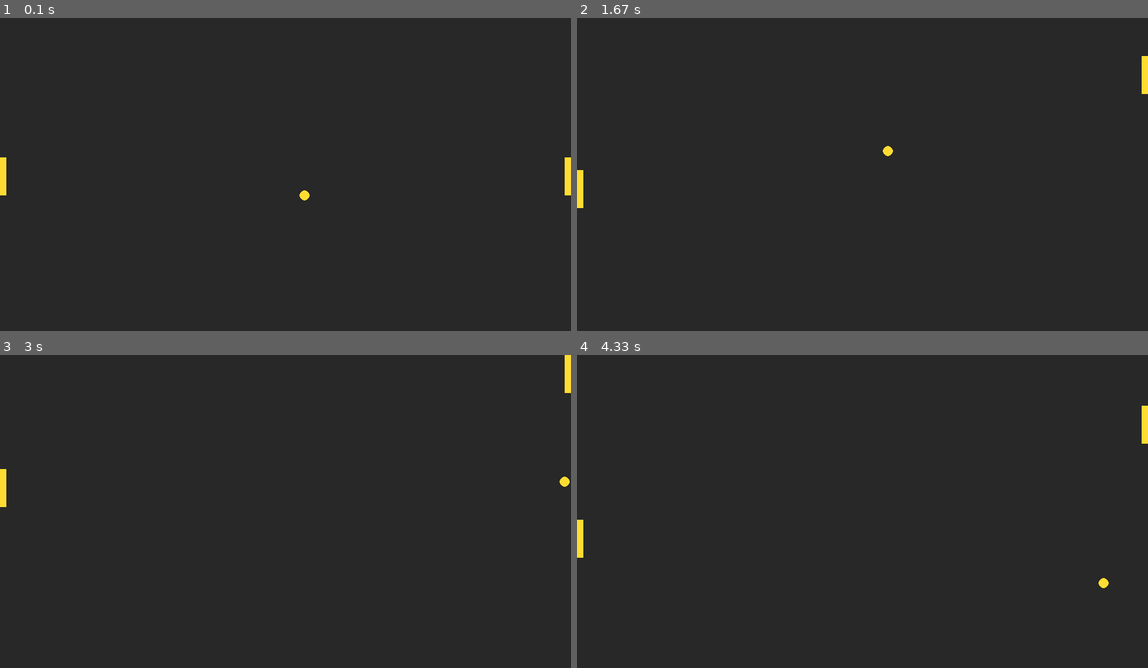
Above: before the commit, frames 1-4 (two rows, left to right).
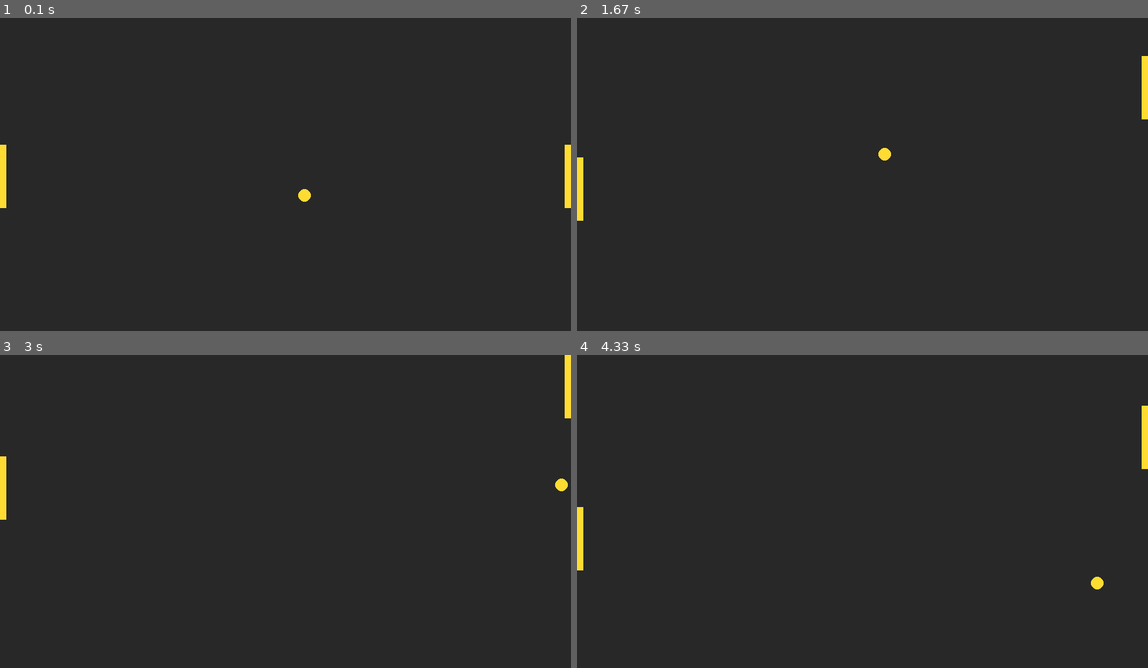
Above: after the commit, the same moments.

Repository: milankostak/KCGI-GamesAI
Game: pygame game, started from Lesson 03 - Pygame/games_ai_03_pygame.py
The game is run twice, just before and just after one commit, with the same random seed, the same clock (stepped at 60 frames per second) and the same inputs.
Inputs:
- Up to frame 1 (0.1 s): no input
- Up to frame 2 (1.67 s): hold Up 0.33-0.8 s; hold Down 0.83-1.13 s; hold S 0.83-1.13 s; hold Up 1.17-1.53 s; hold W 1.17-1.53 s; hold Down from 1.57 s (still down); hold S from 1.57 s (still down)
- Up to frame 3 (3 s): release Down at 1.93 s; release S at 1.93 s; hold Up 1.97-2.27 s; hold W 1.97-2.27 s; hold Down 2.3-2.6 s; hold S 2.3-2.6 s; hold Up from 2.63 s (still down); hold W from 2.63 s (still down)
- Up to frame 4 (4.33 s): release Up at 3 s; release W at 3 s; hold Down 3.03-3.4 s; hold S 3.03-3.4 s; hold Up 3.43-3.73 s; hold W 3.43-3.73 s; hold Down 3.77-4.07 s; hold S 3.77-4.07 s; hold Up from 4.1 s (still down); hold W from 4.1 s (still down)

The runs differ from the first frame. In frame 1, 0.2% of the frame differs, in the area x 0-100%, y 40-61%; in frame 2, 0.2%; in frame 3, 0.2%; in frame 4, 0.3%, in the area x 0-100%, y 28-75%.

Commit message:
Lesson 03 - Pygame

Diff:
--- a/Lesson 03 - Pygame/games_ai_03_pygame.py
+++ b/Lesson 03 - Pygame/games_ai_03_pygame.py
@@ -18,17 +18,19 @@
     items_color: tuple[int, int, int] = (255, 220, 50)  # orange
 
     # Ball settings
-    ball_size: int = 16
+    ball_size: int = 20
     ball_x_speed: int = 5
     ball_y_speed: int = 5
 
     # Ball position
-    ball_x: int = (screen_width // 2) - (ball_size // 2)
-    ball_y: int = (screen_height // 2) - (ball_size // 2)
+    ball_x_origin: int = (screen_width // 2) - (ball_size // 2)
+    ball_y_origin: int = (screen_height // 2) - (ball_size // 2)
+    ball_x: int = ball_x_origin
+    ball_y: int = ball_y_origin
 
     # Paddles settings
     paddle_width: int = 10
-    paddle_height: int = 60
+    paddle_height: int = 100
     paddle_speed: int = 10
 
     # Paddles positions
@@ -40,6 +42,7 @@
     # Game loop
     running: bool = True
     while running:
+        # First we need to see if the user has requested to exit from the application (i.e. the game)
         for event in pygame.event.get():
             if event.type == pygame.QUIT:
                 running = False
@@ -74,7 +77,7 @@
         # Scoring
         if ball_x < 0 or ball_x > screen_width:
             # Reset the ball
-            ball_x, ball_y = (screen_width // 2) - (ball_size // 2), (screen_height // 2) - (ball_size // 2)
+            ball_x, ball_y = ball_x_origin, ball_y_origin
 
         # Drawing
         screen.fill(color=background_color)
@@ -96,10 +99,11 @@
             color=items_color,
             rect=(ball_x, ball_y, ball_size, ball_size),
         )
+
         pygame.display.flip()
-        pygame.time.Clock().tick(60)  # FPS
+        pygame.time.Clock().tick(60)  # Forcing fixed FPS. If you don't you have to handle that manually.
 
-    # Cleanup up when running is False
+    # Clean up when running is False
     pygame.quit()
 
 
